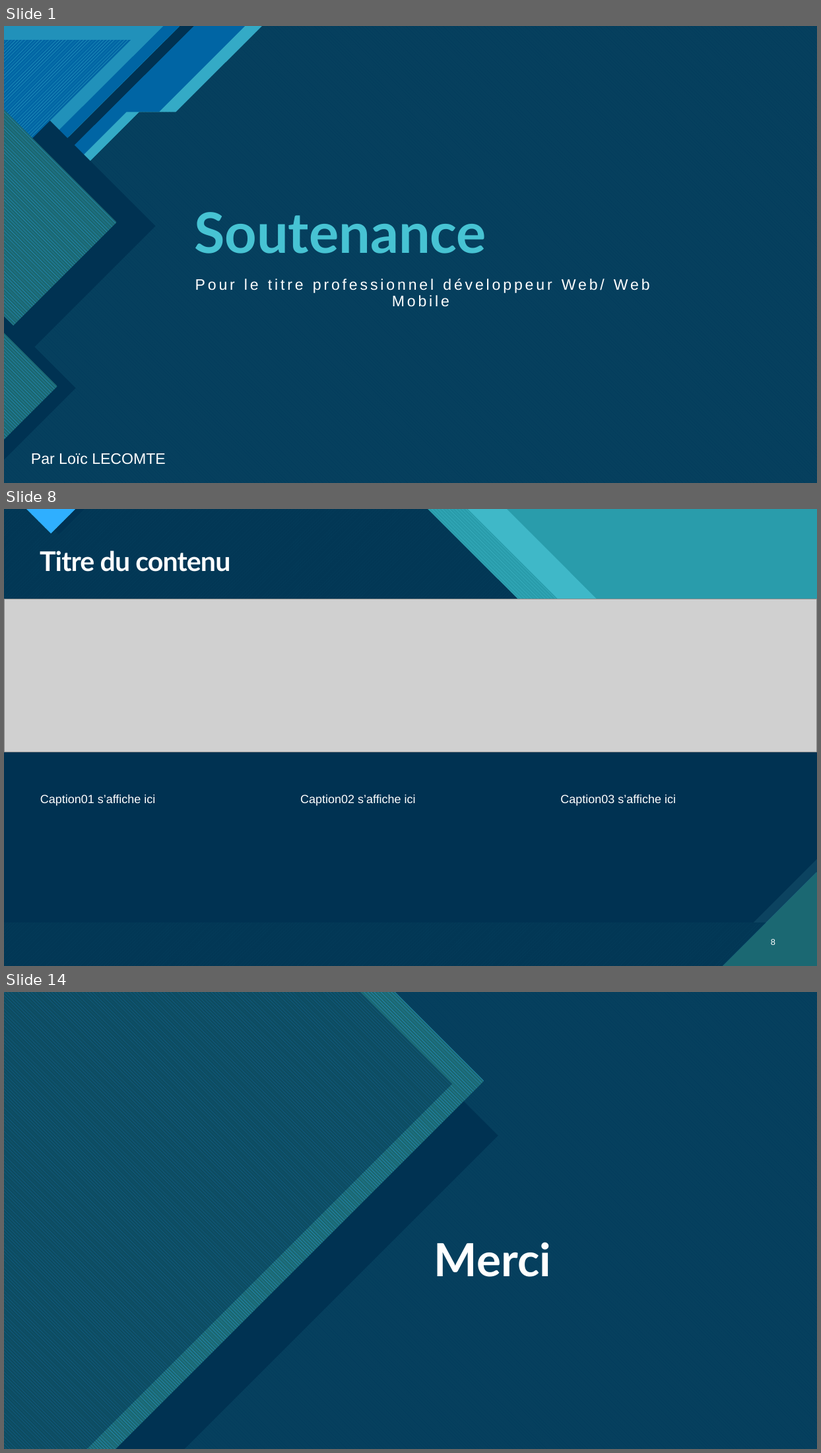
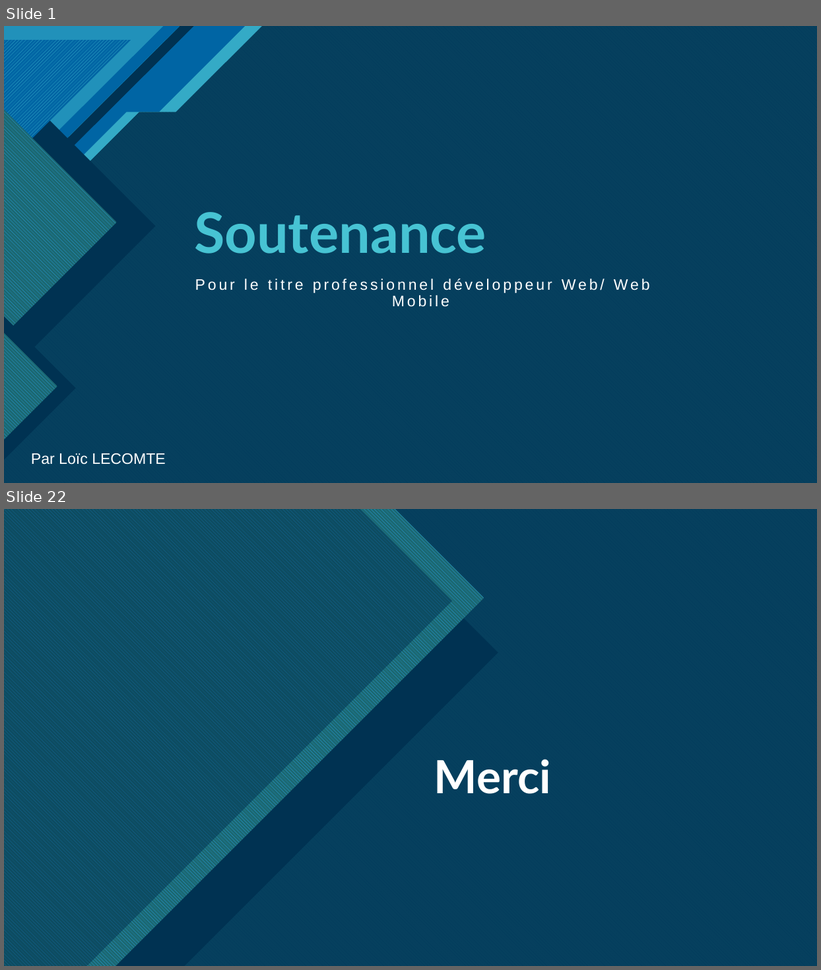
Before and after one commit to MisterSCO/dossier_projet, a slide deck: ressources/Soutenance.pptx. Shown one above the other, each under a label of ours: slides 1, 8 and 14 before the commit, slides 1 and 22 after it; the slides between them are not shown. The pictures are 821x1453 and 821x970 pixels, drawn with LibreOffice and Linux fonts; fonts in the diff are those of the drawing; grey boxes stand for pictures. Boxes give left, top, right and bottom in pixels: in the first picture for what was removed or moved away, otherwise in the second. Text is boxed around its words. In the diff, an @@ line names an element or a change of style, - is before the commit and + after.

```diff
--- a/ressources/Soutenance.pptx
+++ b/ressources/Soutenance.pptx
@@ slide 8 removed at bbox=[4, 509, 817, 966], background #47C3D3; not listed: 13 template elements that a slide beside it also shows @@
@@ rectangle removed at bbox=[4, 509, 817, 966] @@
@@ rectangle removed at bbox=[4, 509, 817, 966] @@
@@ freeform shape removed at bbox=[4, 509, 817, 966] @@
@@ freeform shape removed at bbox=[4, 509, 817, 966] @@
@@ freeform shape removed at bbox=[4, 509, 817, 966] @@
@@ title removed at bbox=[40, 551, 230, 572] @@
-Titre du contenu
@@ picture removed at bbox=[4, 599, 817, 752] @@
@@ text removed at bbox=[40, 795, 155, 806] @@
-Caption01 s’affiche ici
@@ text removed at bbox=[300, 795, 416, 806] @@
-Caption02 s’affiche ici
@@ text removed at bbox=[560, 795, 676, 806] @@
-Caption03 s’affiche ici
@@ page number removed at bbox=[771, 939, 776, 945] @@
-8
@@ what was slide 14 is now slide 22 @@
```
Also in this commit, not shown: 2 slides changed, 18 slides added, 10 other slides removed, 44 other files.
